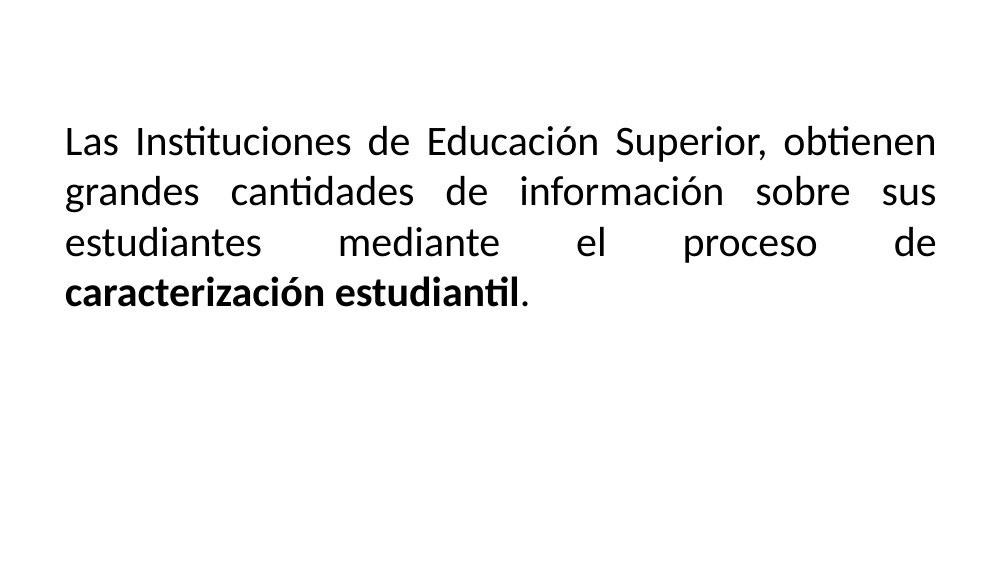
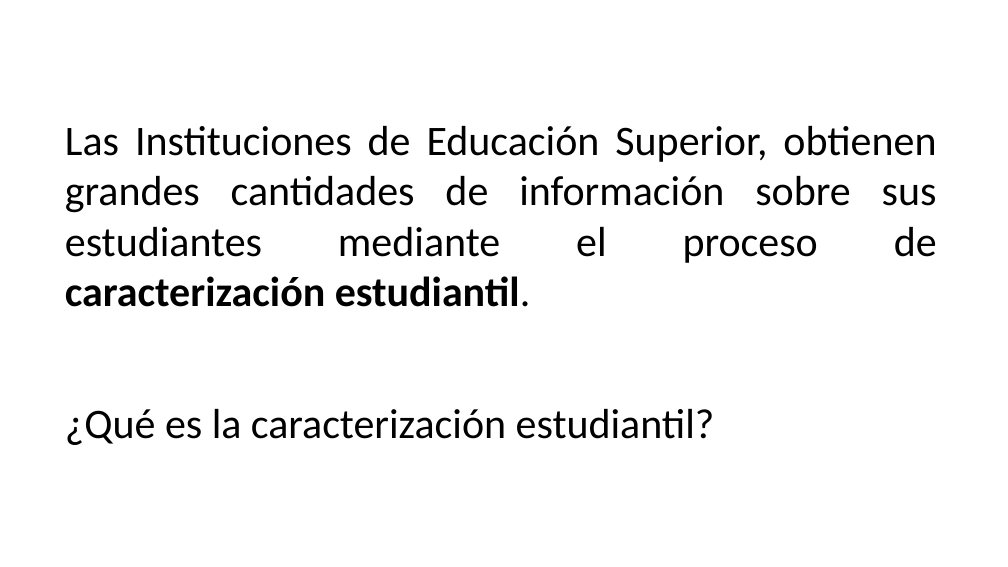
Before and after one commit to BrayanNovoa/uniminuto, a slide deck: slide 4 of expo/expo.pptx. Drawn at 1008x567 pixels with LibreOffice and Linux fonts; fonts in the diff are those of the drawing; background and template pictures are left out. Boxes give left, top, right and bottom in pixels: in the first picture for what was removed or moved away, otherwise in the second. Text is boxed around its words. In the diff, an @@ line names an element or a change of style, - is before the commit and + after.

```diff
--- a/expo/expo.pptx
+++ b/expo/expo.pptx
@@ text added at box(65, 409, 715, 445), 40 pt, text #000000 @@
+¿Qué es la caracterización estudiantil?
```
Also in this commit, not shown: 8 other slides changed.
